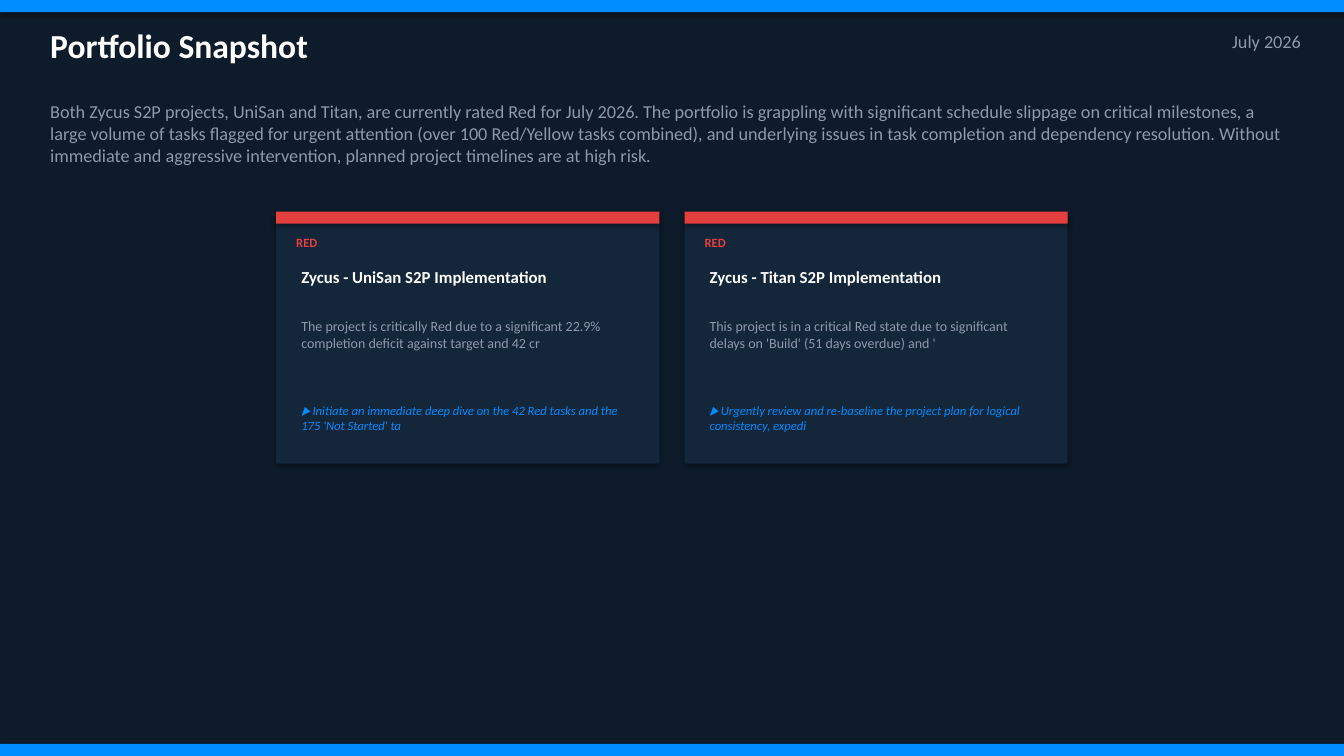
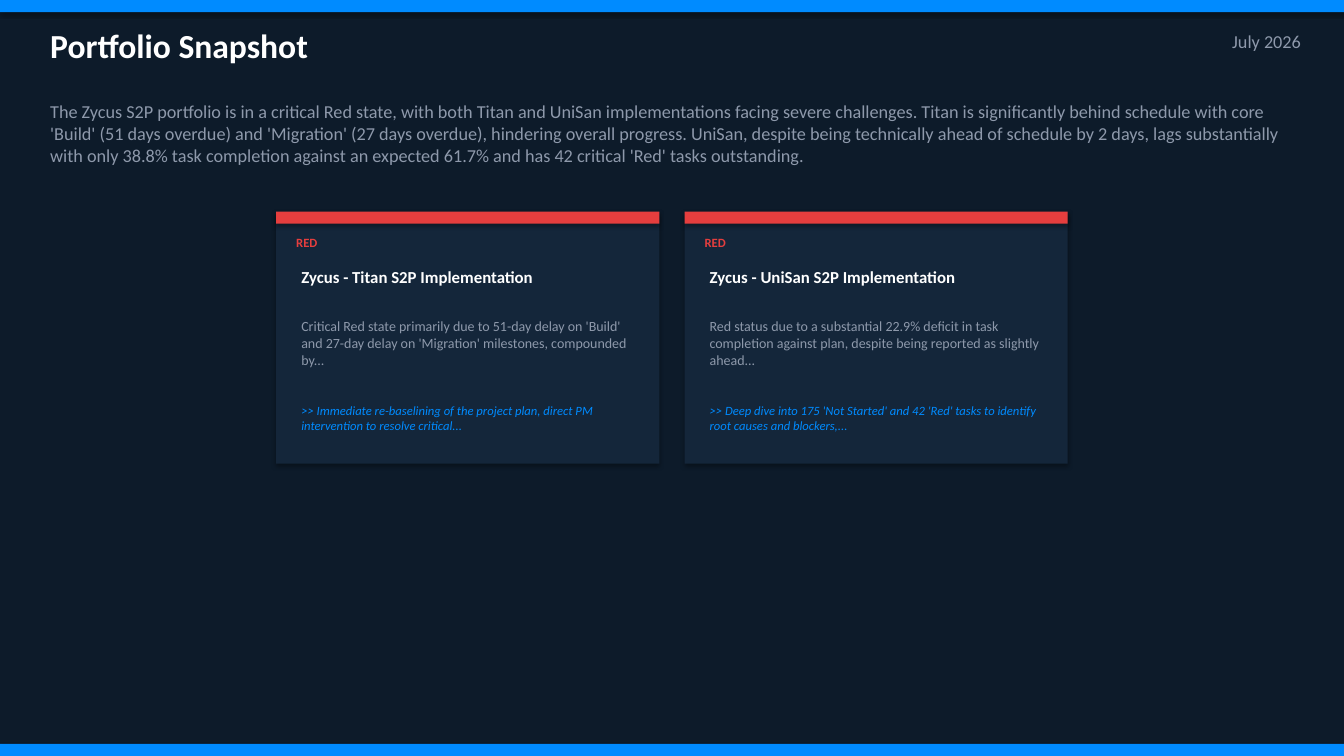
Before and after one commit to sjahirahamed/Project-Health-Reporting-Agent, a slide deck: slide 2 of presentations/Portfolio_Health_Report_202607.pptx. Drawn at 1344x756 pixels with LibreOffice and Linux fonts; fonts in the diff are those of the drawing. Boxes give left, top, right and bottom in pixels: in the first picture for what was removed or moved away, otherwise in the second. Text is boxed around its words. In the diff, an @@ line names an element or a change of style, - is before the commit and + after.

Commit message:
Fix Slide 2 truncation cut-off bug and regenerate executive presentation
- Added word-boundary truncation helper with ellipsis to presentation_generator.py
- Replaced raw character slices with clean word-boundary truncation
- Re-generated Portfolio_Health_Report_202607.pptx with the fixes applied

```diff
--- a/presentations/Portfolio_Health_Report_202607.pptx
+++ b/presentations/Portfolio_Health_Report_202607.pptx
@@ text at box(50, 105, 1278, 165): text changed @@
-Both Zycus S2P projects, UniSan and Titan, are currently rated Red for July 2026. The portfolio is grappling with significant schedule slippage on critical milestones, a large volume of tasks flagged for urgent attention (over 100 Red/Yellow tasks combined), and underlying issues in task completion and dependency resolution. Without immediate and aggressive intervention, planned project timelines are at high risk.
+The Zycus S2P portfolio is in a critical Red state, with both Titan and UniSan implementations facing severe challenges. Titan is significantly behind schedule with core 'Build' (51 days overdue) and 'Migration' (27 days overdue), hindering overall progress. UniSan, despite being technically ahead of schedule by 2 days, lags substantially with only 38.8% task completion against an expected 61.7% and has 42 critical 'Red' tasks outstanding.
@@ text at box(301, 271, 532, 286): text changed @@
-Zycus - UniSan S2P Implementation
+Zycus - Titan S2P Implementation
@@ text at box(710, 271, 955, 286): text changed @@
-Zycus - Titan S2P Implementation
+Zycus - UniSan S2P Implementation
@@ text at box(301, 321, 626, 367): text changed @@
-The project is critically Red due to a significant 22.9% completion deficit against target and 42 cr
+Critical Red state primarily due to 51-day delay on 'Build' and 27-day delay on 'Migration' milestones, compounded by...
@@ text at box(710, 321, 1039, 365): text changed @@
-This project is in a critical Red state due to significant delays on 'Build' (51 days overdue) and '
+Red status due to a substantial 22.9% deficit in task completion against plan, despite being reported as slightly ahead...
@@ text at box(301, 406, 592, 430): text changed @@
-▶ Initiate an immediate deep dive on the 42 Red tasks and the 175 'Not Started' ta
+>> Immediate re-baselining of the project plan, direct PM intervention to resolve critical...
@@ text at box(710, 406, 1036, 432): text changed @@
-▶ Urgently review and re-baseline the project plan for logical consistency, expedi
+>> Deep dive into 175 'Not Started' and 42 'Red' tasks to identify root causes and blockers,...
```
Also in this commit, not shown: 5 other slides changed, 1 other file.
